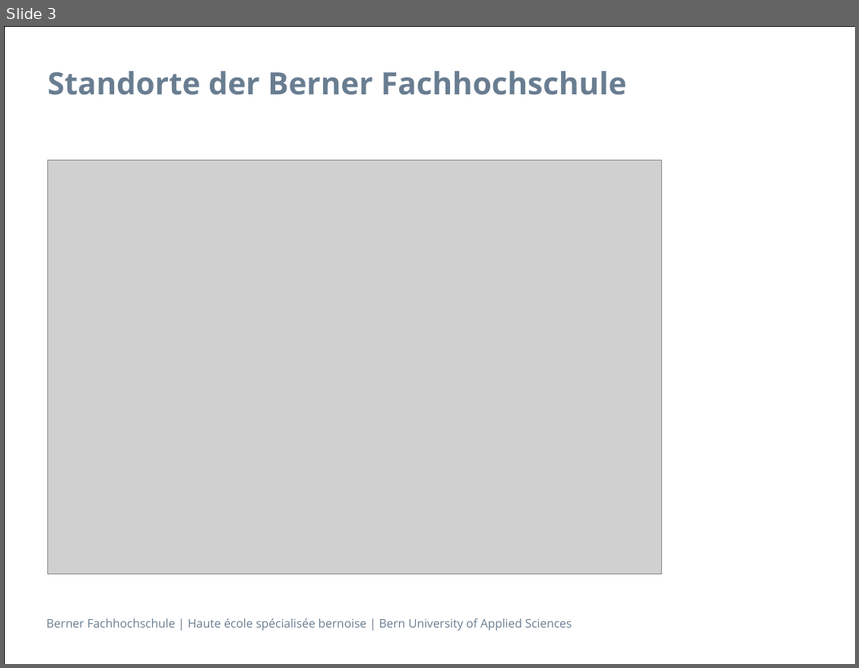
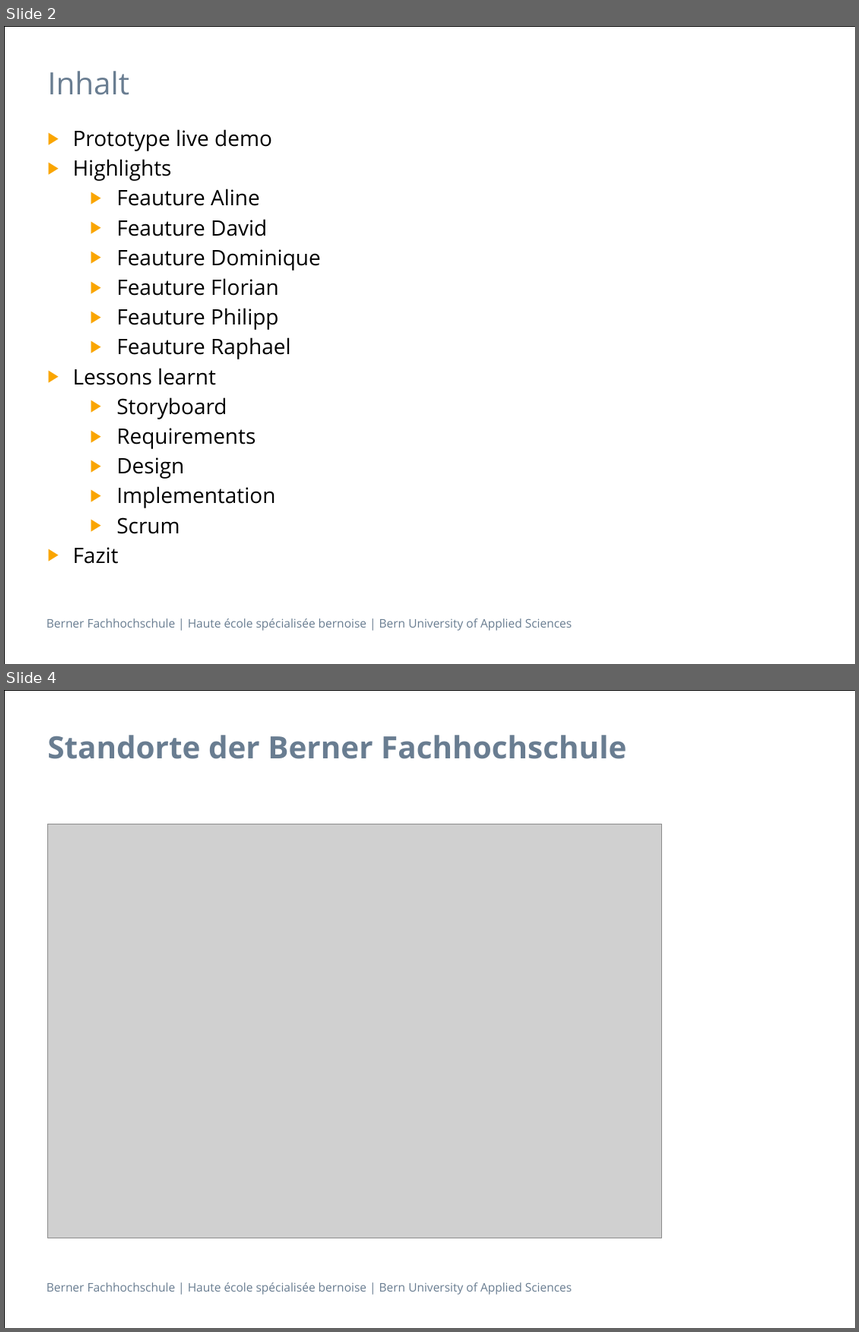
Before and after one commit to swisszeni/ch.bfh.btx8081.w2014.red, a slide deck: doc/finalPresentation/Praesentation_BFH_2013 copy.pptx. Shown one above the other, each under a label of ours: slide 3 before the commit, slides 2 and 4 after it; the slides between them are not shown. The pictures are 859x668 and 859x1332 pixels, drawn with LibreOffice and Linux fonts; fonts in the diff are those of the drawing; grey boxes stand for pictures. Boxes give left, top, right and bottom in pixels: in the first picture for what was removed or moved away, otherwise in the second. Text is boxed around its words. In the diff, an @@ line names an element or a change of style, - is before the commit and + after.

Commit message:
Presentation updated

```diff
--- a/doc/finalPresentation/Praesentation_BFH_2013 copy.pptx
+++ b/doc/finalPresentation/Praesentation_BFH_2013 copy.pptx
@@ slide 2 added at box(4, 26, 855, 664), background #FFFFFF; not listed: 2 template elements that a slide beside it also shows @@
@@ title added at box(47, 71, 129, 95), 26 pt, text #697D91 @@
+Inhalt
@@ text added at box(73, 129, 321, 564), 18 pt, text #000000 @@
+▶ Prototype live demo
+▶ Highlights
+  ▶ Feauture Aline
+  ▶ Feauture David
+  ▶ Feauture Dominique
+  ▶ Feauture Florian
+  ▶ Feauture Philipp
+  ▶ Feauture Raphael
+▶ Lessons learnt
+  ▶ Storyboard
+  ▶ Requirements
+  ▶ Design
+  ▶ Implementation
+  ▶ Scrum
+▶ Fazit
@@ what was slide 3 is now slide 4 @@
```
Also in this commit, not shown: 2 other slides added, 2 slides removed.
